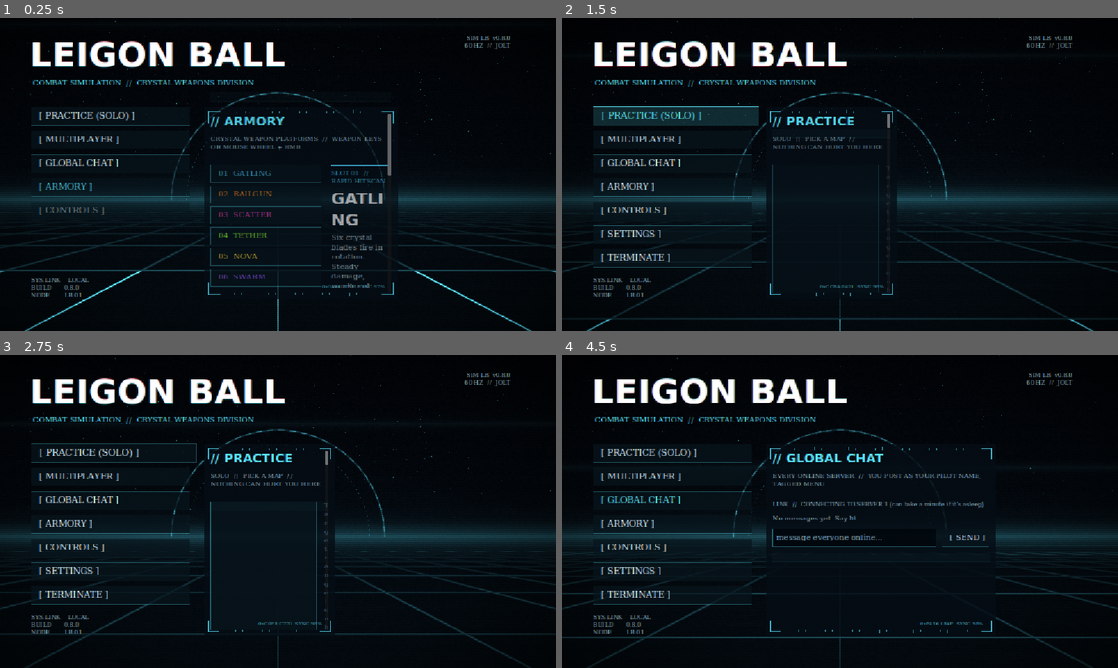
Above: before the commit, frames 1-4 (two rows, left to right).
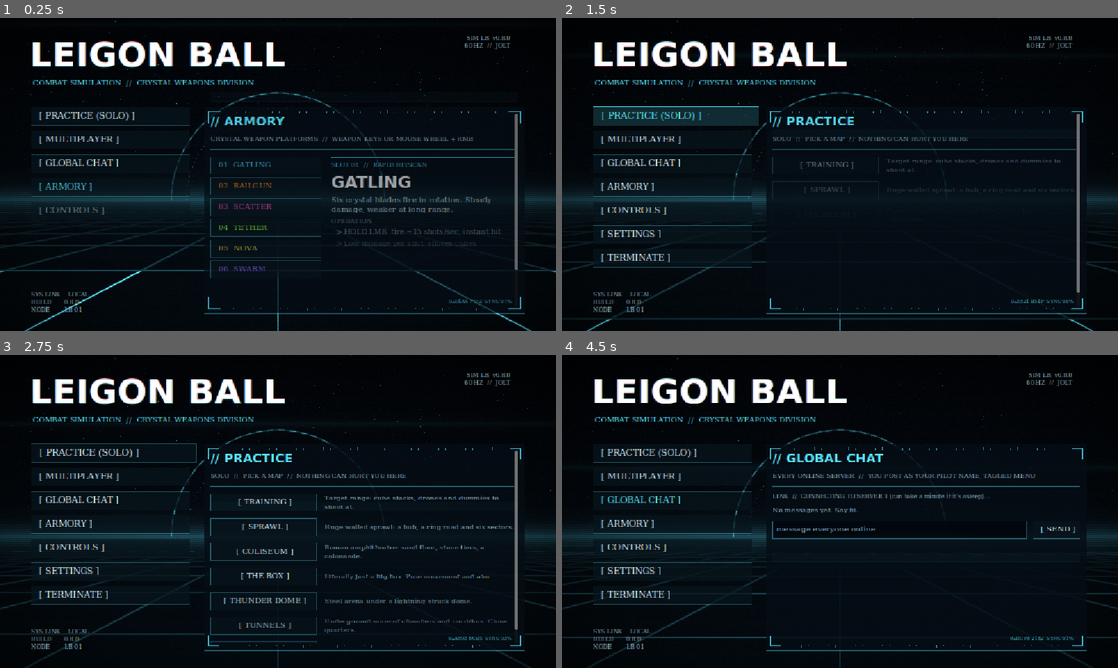
Above: after the commit, the same moments.

Repository: JumpYbutSchooled/Legion-Ball-
Game: Godot game, scene res://scenes/boot.tscn
Same seed, same stepped clock (60 frames per second), same inputs: the game is played once before the commit and once after it.
Inputs (mouse positions are in pixels of both pictures, inside the frame that each line leads up to):
- Up to frame 1 (0.25 s): no input
- Up to frame 2 (1.5 s): click "[ PRACTICE (SOLO) ]" at 0.5 s; click "[ PRACTICE (SOLO) ]" at 1.25 s
- Up to frame 3 (2.75 s): tap Enter at 2 s; move the mouse to (400, 495) at 2.02 s; hold D (move_right) from 2.03 s (still down); tap Q (block) at 2.1 s; click (400, 495) at 2.17 s; tap Space (jump) at 2.27 s
- Up to frame 4 (4.5 s): release D (move_right) at 2.75 s; drag from (728, 527) to (812, 574) at 2.77 s; click "[ GLOBAL CHAT ]" at 3.5 s; move the mouse to (895, 442) at 4.27 s; hold D (move_right) from 4.28 s (still down); hold / (chat) from 4.28 s (still down)

The runs differ from the first frame. In frame 1, 6.1% of the frame differs, in the area x 5-95%, y 29-95%; in frame 2, 3.9%; in frame 3, 5.9%; in frame 4, 3.8%.

Commit message:
Stretch the menu panels to the right edge of the screen
The menu set only its anchors to full rect, keeping zero offsets, so it stayed
narrow; the armory and global chat pages stopped short of the screen edge.

Co-Authored-By: Claude Opus 5.5 <noreply@anthropic.com>

Diff:
--- a/scripts/ui/menu_ui.gd
+++ b/scripts/ui/menu_ui.gd
@@ -42,11 +42,13 @@
 
 
 func _ready() -> void:
-	set_anchors_preset(Control.PRESET_FULL_RECT)
+	# Anchors and offsets both: anchors alone keep the old (zero) offsets, and the menu
+	# stayed narrow instead of reaching the right edge of the screen.
+	set_anchors_and_offsets_preset(Control.PRESET_FULL_RECT)
 	mouse_filter = Control.MOUSE_FILTER_IGNORE
 
 	var row := HBoxContainer.new()
-	row.set_anchors_preset(Control.PRESET_FULL_RECT)
+	row.set_anchors_and_offsets_preset(Control.PRESET_FULL_RECT)
 	row.offset_left = 64
 	row.offset_right = -64
 	row.offset_top = 184
